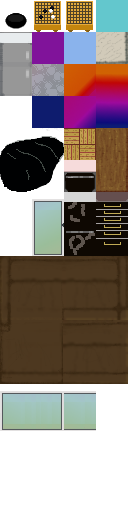
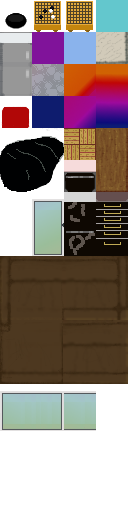
Layers edited between the first and the second w=128, h=512 image:
added layer "Background copy" above "GoBan empty" over [1, 106, 30, 128]
